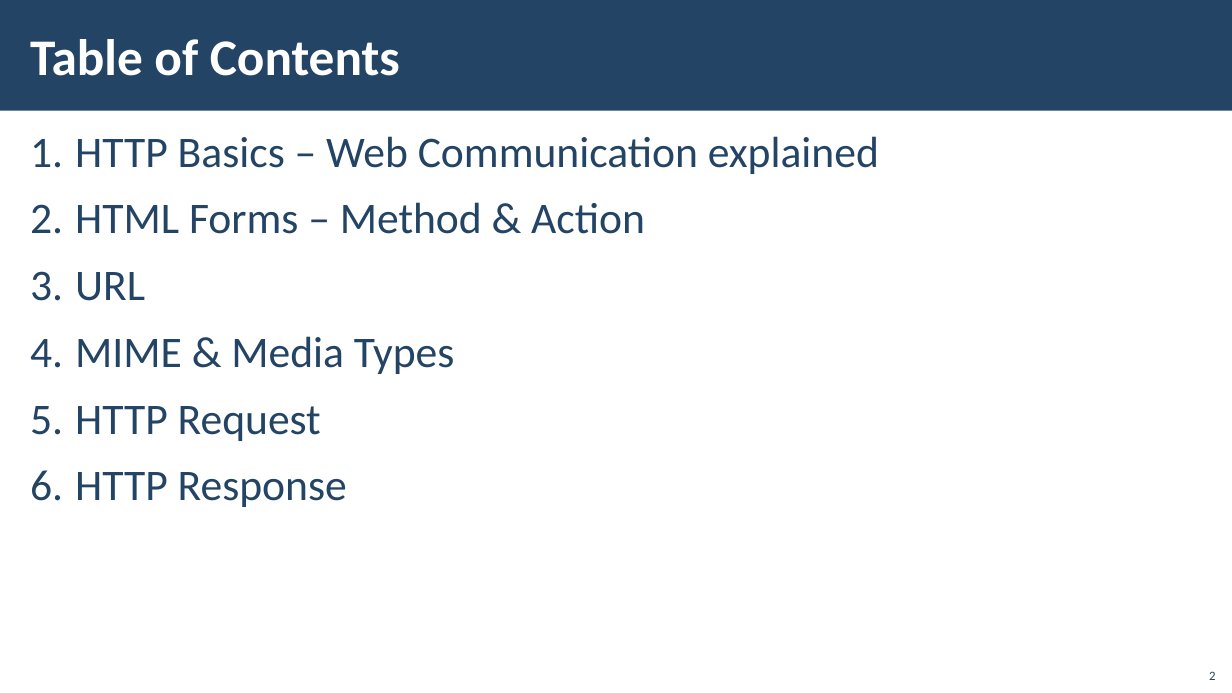
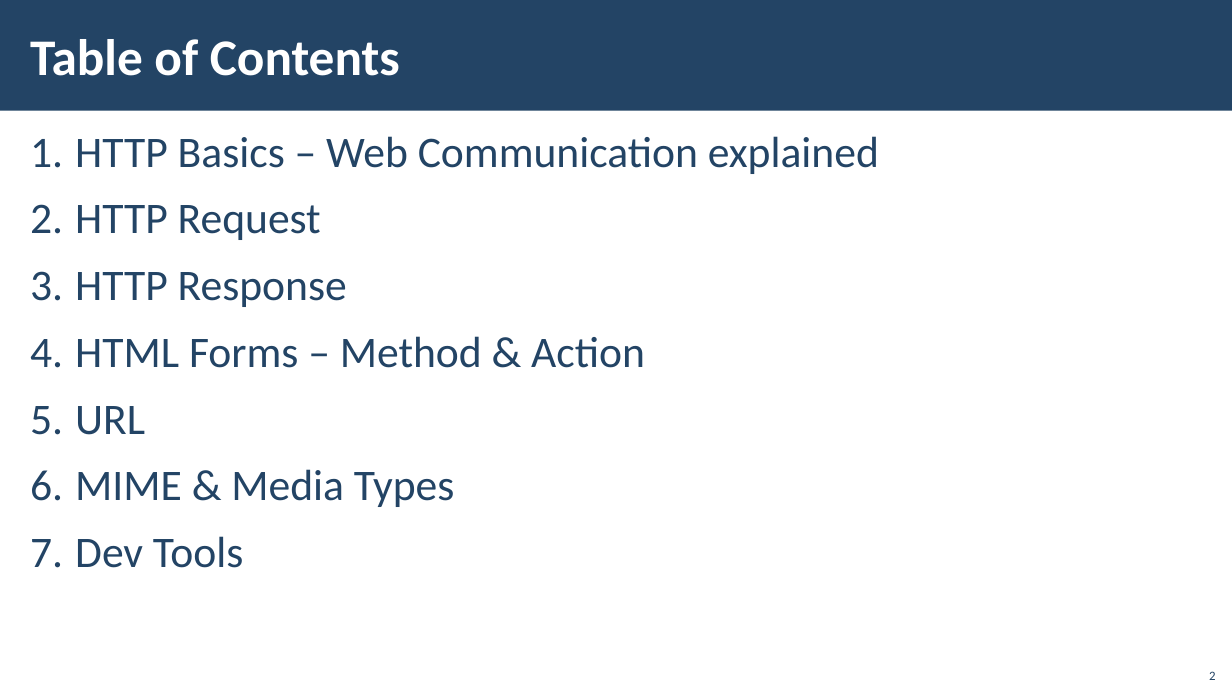
Before and after one commit to vasildimov98/softuni-tutorials, a slide deck: slide 2 of 08.C#Web/1.WebBesic/01.HTTPProtocol/01. CSharp-Web-Basics-Server-HTTP.pptx. Drawn at 1232x693 pixels with LibreOffice and Linux fonts; fonts in the diff are those of the drawing; background and template pictures are left out. Boxes give left, top, right and bottom in pixels: in the first picture for what was removed or moved away, otherwise in the second. Text is boxed around its words. In the diff, an @@ line names an element or a change of style, - is before the commit and + after.

```diff
--- a/08.C#Web/1.WebBesic/01.HTTPProtocol/01. CSharp-Web-Basics-Server-HTTP.pptx
+++ b/08.C#Web/1.WebBesic/01.HTTPProtocol/01. CSharp-Web-Basics-Server-HTTP.pptx
@@ text at bbox=[75, 205, 347, 307]: paragraphs added @@
+2. HTTP Request
+3. HTTP Response
@@ text at bbox=[75, 536, 243, 568]: text changed @@
-5. HTTP Request
-6. HTTP Response
+7. Dev Tools
```
Also in this commit, not shown: 5 other slides changed, 1 other file.
